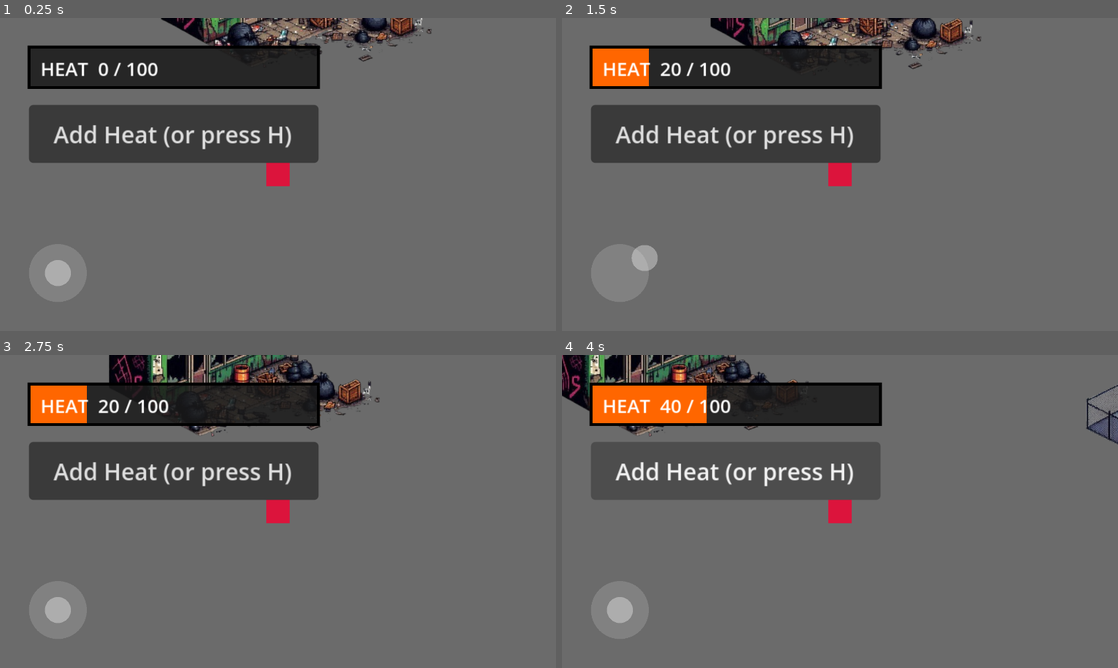
Above: before the commit, frames 1-4 (two rows, left to right).
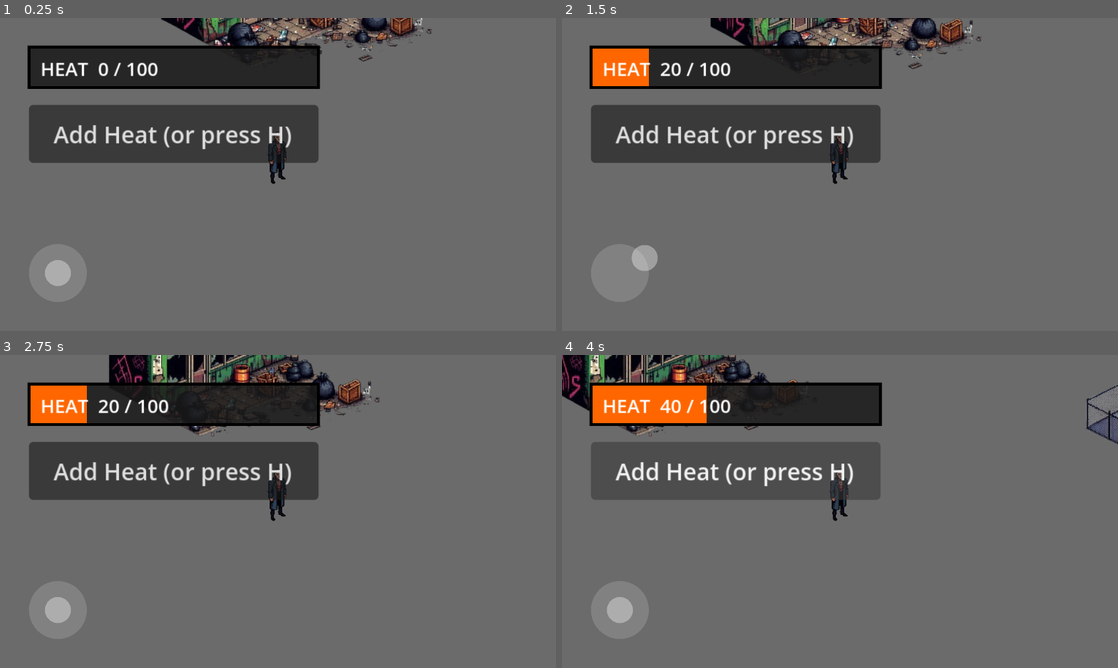
Above: after the commit, the same moments.

Repository: zowskyy/crxcibl3
Game: Godot game, scene res://scenes/TestRoom.tscn
Same seed, same stepped clock (60 frames per second), same inputs: the game is played once before the commit and once after it.
Inputs (mouse positions are in pixels of both pictures, inside the frame that each line leads up to):
- Up to frame 1 (0.25 s): no input
- Up to frame 2 (1.5 s): click "Add Heat (or press H)" at 0.5 s; tap Enter at 1.25 s; drag from (617, 271) to (895, 105) at 1.27 s
- Up to frame 3 (2.75 s): drag from (166, 527) to (250, 574) at 2.02 s
- Up to frame 4 (4 s): tap Space at 2.75 s; move the mouse to (895, 442) at 2.77 s; hold Right (ui_right) 2.78-3.5 s; tap H at 2.85 s; click (895, 442) at 2.92 s; drag from (812, 574) to (673, 464) at 3.52 s

The runs differ from the first frame. In frame 1, 0.5% of the frame differs, in the area x 47-53%, y 36-54%; in frame 2, 0.5%; in frame 3, 0.5%; in frame 4, 0.5%.

Commit message:
Slice 2.11: first real playable hero, the Enforcer (Ghost)
Replaces the placeholder crimson square with assets/heroes/hero_enforcer_ghost.png
-- the same asset the Phaser prototype used as its own first real art
integration, kept for continuity. Turns out this is also the exact
character sitting unmatched in crxcibl3art/needs_review/
(alpha_crop_12/object_16) from the earlier art-restoration pass --
resolved now, that character is Ghost.

Player.gd gets real stats: MAX_HEALTH=120, MELEE_DAMAGE=15, matching
configs/game_config.json's balance.hero_health/hero_damage.enforcer
values (hardcoded for now, no JSON-loading infrastructure exists yet).
Added take_damage()/is_dead() as scaffolding for Slice 2.12's enemy --
not full combat, just the shape a future attacker will call into.

Sprite scaled to ~40 world units tall (source 238x628, scale 0.064) and
offset so the character's feet align with the existing 16x16 collision
box rather than floating above it.

Diff:
--- a/godot/scenes/Player.gd
+++ b/godot/scenes/Player.gd
@@ -1,16 +1,21 @@
 extends CharacterBody2D
-## Placeholder player -- a drawn square standing in for real art, just
-## enough to confirm movement and collision work. Reads from the virtual
-## joystick (touch or mouse drag) when present, falling back to arrow keys
-## so desktop testing in the editor still works without dragging it.
+## The Enforcer (Ghost / Victor Reyes) -- Slice 2.11: first real playable
+## hero, replacing the placeholder crimson square. Stats match
+## configs/game_config.json's balance.hero_health/hero_damage for
+## "enforcer" (120 HP, 15 dmg) -- hardcoded here rather than loaded from
+## JSON at runtime, since there's no JSON-loading infrastructure yet and
+## this is the only consumer so far.
 ##
-## CharacterBody2D (not plain Node2D) so it actually collides with the
-## boardwalk room's building/fence StaticBody2D obstacles instead of
-## walking through them -- this only started mattering once Slice 2.9
-## added real collision geometry to the scene.
+## Reads from the virtual joystick (touch or mouse drag) when present,
+## falling back to arrow keys so desktop testing in the editor still
+## works without dragging it. CharacterBody2D so it actually collides
+## with the boardwalk room's building/fence StaticBody2D obstacles.
 
 const SPEED := 120.0
-const SIZE := 16.0
+const MAX_HEALTH := 120
+const MELEE_DAMAGE := 15
+
+var health := MAX_HEALTH
 
 var _joystick: Control = null
 
@@ -36,8 +41,11 @@
 		input_vector = Input.get_vector("ui_left", "ui_right", "ui_up", "ui_down")
 	velocity = input_vector * SPEED
 	move_and_slide()
-	queue_redraw()
 
 
-func _draw() -> void:
-	draw_rect(Rect2(-SIZE / 2, -SIZE / 2, SIZE, SIZE), Color.CRIMSON)
+func take_damage(amount: int) -> void:
+	health = maxi(0, health - amount)
+
+
+func is_dead() -> bool:
+	return health <= 0
--- a/godot/scenes/TestRoom.tscn
+++ b/godot/scenes/TestRoom.tscn
@@ -8,6 +8,7 @@
 [ext_resource type="Texture2D" path="res://assets/buildings/apartment_tower.png" id="6"]
 [ext_resource type="Texture2D" path="res://assets/buildings/chainlink_fence.png" id="7"]
 [ext_resource type="Script" path="res://scenes/HeatMeter.gd" id="8"]
+[ext_resource type="Texture2D" path="res://assets/heroes/hero_enforcer_ghost.png" id="9"]
 
 [sub_resource type="RectangleShape2D" id="RectangleShape2D_player"]
 size = Vector2(16, 16)
@@ -79,6 +80,11 @@
 position = Vector2(550, 300)
 script = ExtResource("2")
 
+[node name="PlayerSprite" type="Sprite2D" parent="Player"]
+position = Vector2(0, -12)
+scale = Vector2(0.064, 0.064)
+texture = ExtResource("9")
+
 [node name="PlayerCollision" type="CollisionShape2D" parent="Player"]
 shape = SubResource("RectangleShape2D_player")
 
Binary file added: godot/assets/heroes/hero_enforcer_ghost.png
Not shown: 1 places in godot/scenes/TestRoom.tscn that only renumber resources
Not shown, changed: PROJECT_BLUEPRINT.md
